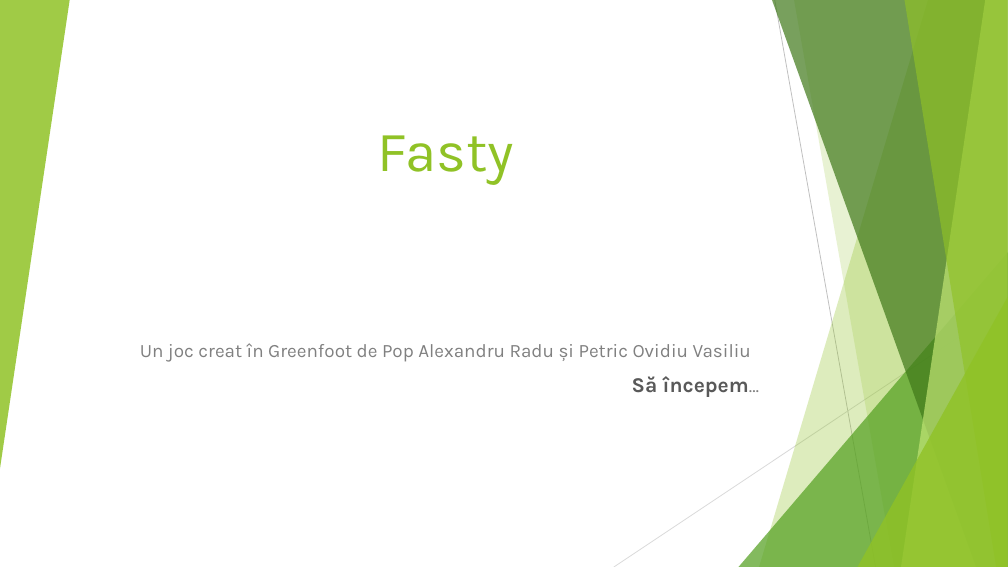
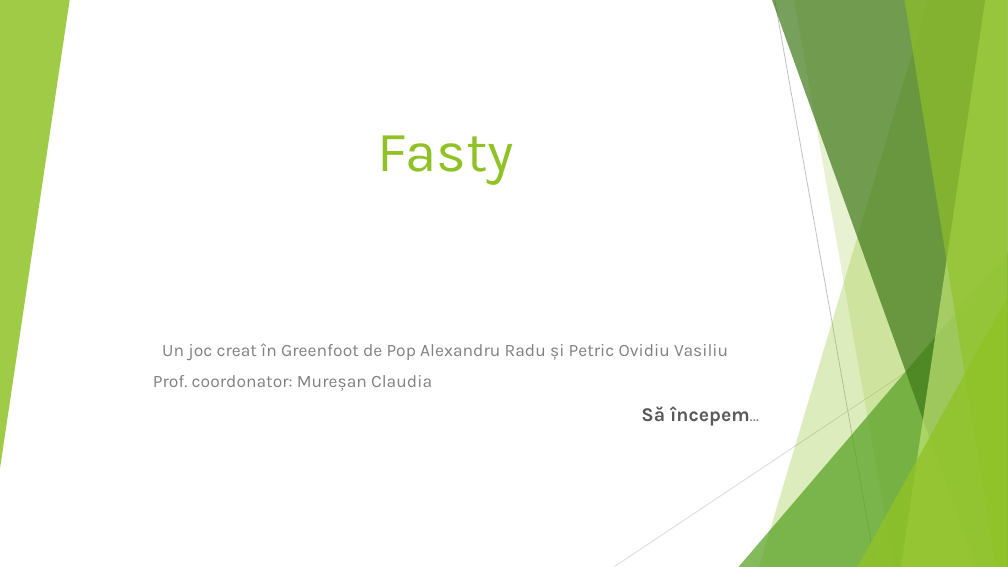
Before and after one commit to minealex2244/Fasty, a slide deck: slide 1 of Fasty.pptx. Drawn at 1008x567 pixels with LibreOffice and Linux fonts; fonts in the diff are those of the drawing. Boxes give left, top, right and bottom in pixels: in the first picture for what was removed or moved away, otherwise in the second. Text is boxed around its words. In the diff, an @@ line names an element or a change of style, - is before the commit and + after.

```diff
--- a/Fasty.pptx
+++ b/Fasty.pptx
@@ subtitle at (162, 343, 750, 426): size 18 to 16.6 pt in "Un joc creat în Greenfoot de Pop ...", "începem…"; size 20 to 18.5 pt in "Să începem…" @@
@@ subtitle at (153, 375, 432, 391): paragraph added @@
+Prof. coordonator: Mureșan Claudia
```
Also in this commit, not shown: 4 other slides changed, 8 other files.
